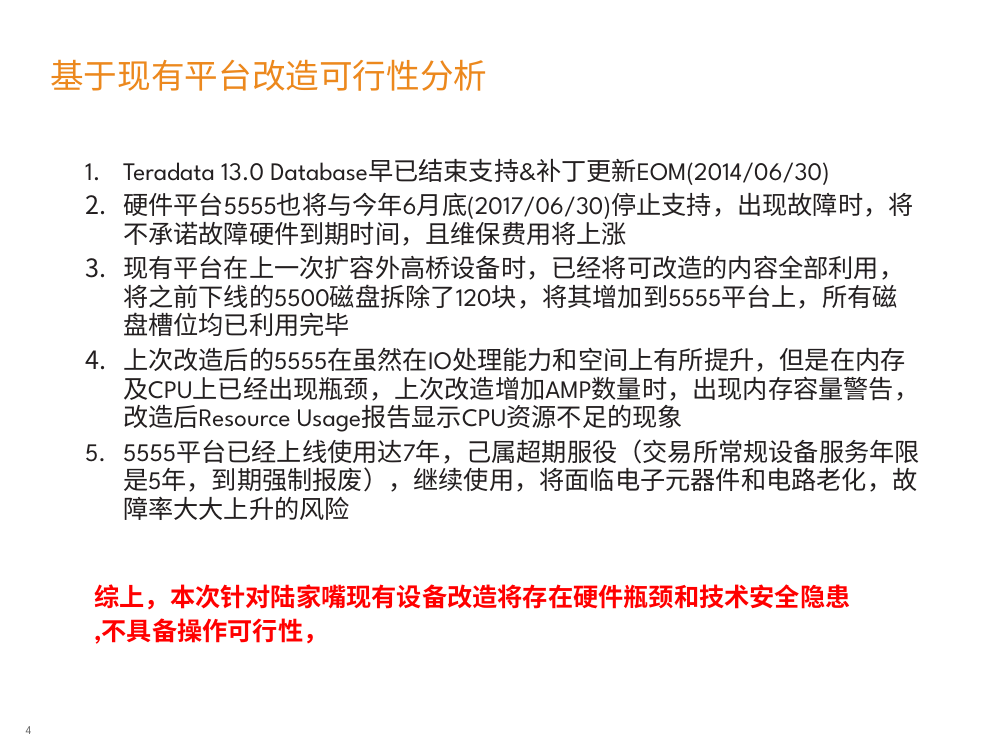
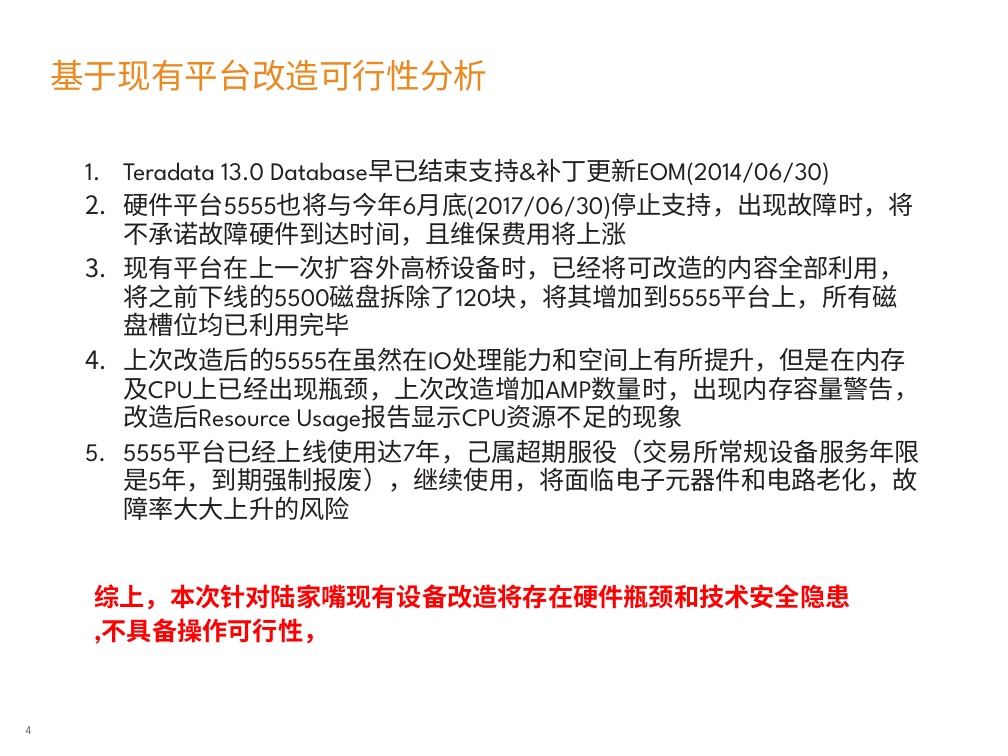
Before and after one commit to yaoran2000/MyTeradata, a slide deck: slide 4 of customers/上交所/SSE EDW升级方案20170313.pptx. Drawn at 1008x756 pixels with LibreOffice and Linux fonts; fonts in the diff are those of the drawing; background and template pictures are left out. Boxes give left, top, right and bottom in pixels: in the first picture for what was removed or moved away, otherwise in the second. Text is boxed around its words. In the diff, an @@ line names an element or a change of style, - is before the commit and + after.

```diff
--- a/customers/上交所/SSE EDW升级方案20170313.pptx
+++ b/customers/上交所/SSE EDW升级方案20170313.pptx
@@ text at [123,193,914,246]: text changed @@
-2. 硬件平台5555也将与今年6月底(2017/06/30)停止支持，出现故障时，将不承诺故障硬件到期时间，且维保费用将上涨
+2. 硬件平台5555也将与今年6月底(2017/06/30)停止支持，出现故障时，将不承诺故障硬件到达时间，且维保费用将上涨
```
Also in this commit, not shown: 3 other files.
